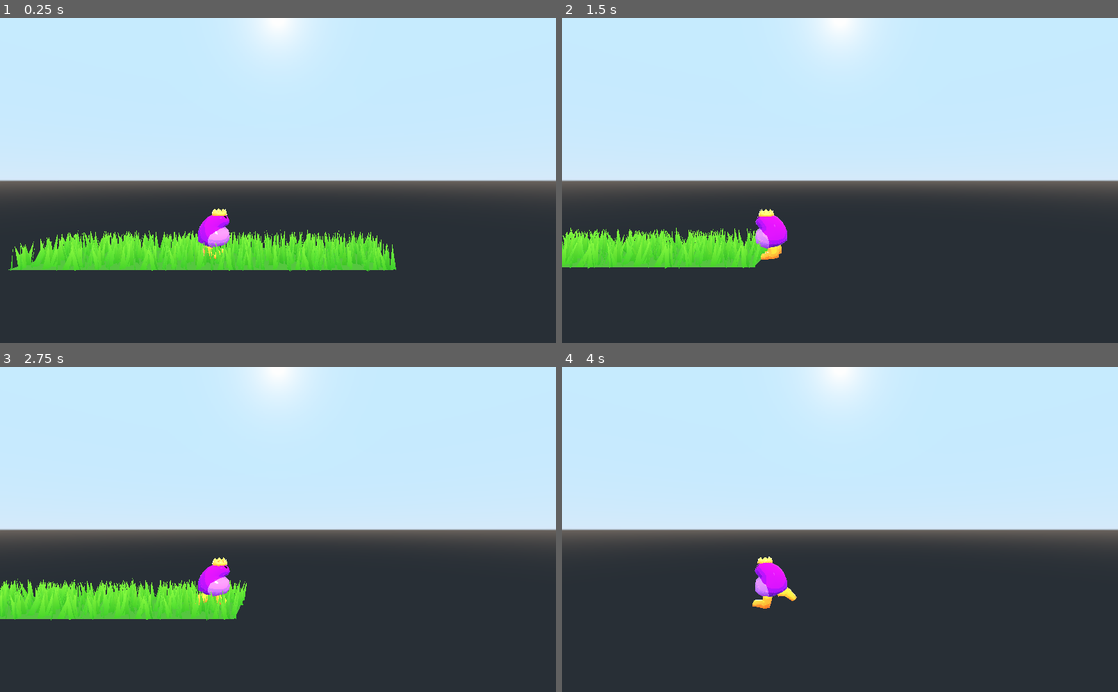
Above: before the commit, frames 1-4 (two rows, left to right).
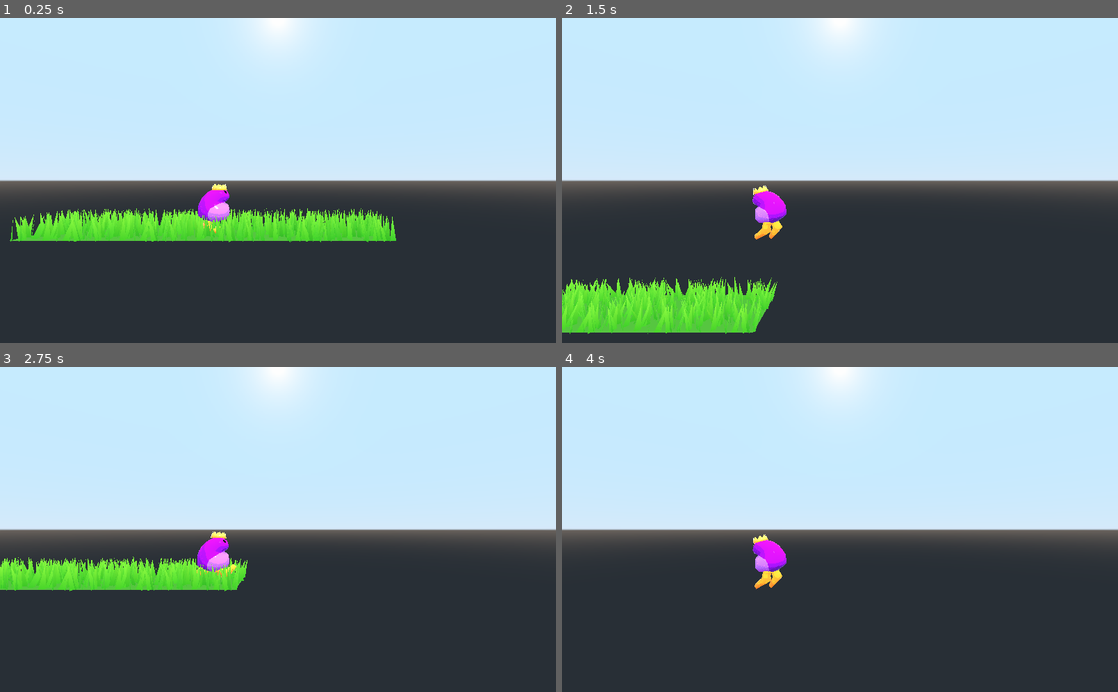
Above: after the commit, the same moments.

Repository: kiwijuice56/polliwog-king-2
Game: Godot game, scene res://Main.tscn
Same seed, same stepped clock (60 frames per second), same inputs: the game is played once before the commit and once after it.
Inputs:
- Up to frame 1 (0.25 s): no input
- Up to frame 2 (1.5 s): tap Enter (ui_accept) at 0.5, 0.77 s; hold Right (ui_right) 0.53-1.28 s; hold Left (ui_left) from 1.28 s (still down)
- Up to frame 3 (2.75 s): tap Enter (ui_accept) at 1.52 s; release Left (ui_left) at 2.03 s; hold Right (ui_right) from 2.03 s (still down)
- Up to frame 4 (4 s): tap Enter (ui_accept) at 3.02, 3.77 s; release Right (ui_right) at 3.53 s; hold Left (ui_left) from 3.53 s (still down)

The runs differ from the first frame. In frame 1, 12% of the frame differs, in the area x 1-72%, y 51-78%; in frame 2, 9.8%; in frame 3, 7.9%; in frame 4, 1.1%.

Commit message:
Added basic jumping/falling animation
Used StateMachine within AnimationTree for more advanced animation combinations later on

Diff:
--- a/Main.tscn
+++ b/Main.tscn
@@ -177,7 +177,7 @@
 transform = Transform( -4.37114e-08, 0, 1, 0, 1, 0, -1, 0, -4.37114e-08, 0, 0, 0 )
 
 [node name="Camera" type="Camera" parent="Player"]
-transform = Transform( -4.37114e-08, 0, -1, 0, 1, 0, 1, 0, -4.37114e-08, -7, 2, 2 )
+transform = Transform( -4.37114e-08, 0, -1, 0, 1, 0, 1, 0, -4.37114e-08, -7, 1.25, 2 )
 doppler_tracking = 1
 current = true
 size = 2.15
--- a/Player/Player.tscn
+++ b/Player/Player.tscn
@@ -8,24 +8,74 @@
 [ext_resource path="res://Player/Material/Feet.tres" type="Material" id=6]
 [ext_resource path="res://Player/Material/Face.tres" type="Material" id=7]
 
-[sub_resource type="AnimationNodeAnimation" id=1]
+[sub_resource type="AnimationNodeAnimation" id=19]
+animation = "idle-loop"
+
+[sub_resource type="AnimationNodeAnimation" id=20]
 animation = "run-loop"
 
-[sub_resource type="AnimationNodeAnimation" id=2]
-animation = "idle-loop"
+[sub_resource type="AnimationNodeBlend2" id=21]
 
-[sub_resource type="AnimationNodeBlend2" id=3]
+[sub_resource type="AnimationNodeBlendTree" id=22]
+graph_offset = Vector2( -242, 132 )
+nodes/Animation/node = SubResource( 20 )
+nodes/Animation/position = Vector2( -80, 160 )
+"nodes/Animation 2/node" = SubResource( 19 )
+"nodes/Animation 2/position" = Vector2( -100, 280 )
+nodes/x_speed/node = SubResource( 21 )
+nodes/x_speed/position = Vector2( 100, 140 )
+node_connections = [ "output", 0, "x_speed", "x_speed", 0, "Animation 2", "x_speed", 1, "Animation" ]
+
+[sub_resource type="AnimationNodeAnimation" id=23]
+animation = "fallling-loop"
+
+[sub_resource type="AnimationNodeAnimation" id=24]
+animation = "jump"
+
+[sub_resource type="AnimationNodeAnimation" id=25]
+animation = "jumping-loop"
+
+[sub_resource type="AnimationNodeStateMachineTransition" id=26]
+advance_condition = "jumping"
+xfade_time = 0.2
+
+[sub_resource type="AnimationNodeStateMachineTransition" id=27]
+switch_mode = 2
+auto_advance = true
+xfade_time = 0.4
+
+[sub_resource type="AnimationNodeStateMachineTransition" id=28]
+advance_condition = "falling"
+xfade_time = 0.3
+
+[sub_resource type="AnimationNodeStateMachineTransition" id=29]
+advance_condition = "grounded"
+xfade_time = 0.1
+
+[sub_resource type="AnimationNodeStateMachineTransition" id=31]
+advance_condition = "falling"
+xfade_time = 0.1
+
+[sub_resource type="AnimationNodeStateMachine" id=30]
+states/BlendTree/node = SubResource( 22 )
+states/BlendTree/position = Vector2( 223, 84 )
+states/fallling-loop/node = SubResource( 23 )
+states/fallling-loop/position = Vector2( 277, 176 )
+states/jump/node = SubResource( 24 )
+states/jump/position = Vector2( 392, 84 )
+states/jumping-loop/node = SubResource( 25 )
+states/jumping-loop/position = Vector2( 557, 111 )
+transitions = [ "BlendTree", "jump", SubResource( 26 ), "jump", "jumping-loop", SubResource( 27 ), "jumping-loop", "fallling-loop", SubResource( 28 ), "fallling-loop", "BlendTree", SubResource( 29 ), "BlendTree", "fallling-loop", SubResource( 31 ) ]
+start_node = "BlendTree"
 
 [sub_resource type="AnimationNodeBlendTree" id=4]
-graph_offset = Vector2( 111, 88.75 )
-nodes/Idle/node = SubResource( 1 )
-nodes/Idle/position = Vector2( 240, 240 )
-nodes/Run/node = SubResource( 2 )
-nodes/Run/position = Vector2( 240, 120 )
-nodes/RunIdle/node = SubResource( 3 )
-nodes/RunIdle/position = Vector2( 440, 140 )
-nodes/output/position = Vector2( 620, 160 )
-node_connections = [ "output", 0, "RunIdle", "RunIdle", 0, "Run", "RunIdle", 1, "Idle" ]
+graph_offset = Vector2( 284.986, 166.889 )
+nodes/StateMachine/node = SubResource( 30 )
+nodes/StateMachine/position = Vector2( 507.986, -44.6111 )
+nodes/output/position = Vector2( 740, 60 )
+node_connections = [ "output", 0, "StateMachine" ]
+
+[sub_resource type="AnimationNodeStateMachinePlayback" id=18]
 
 [sub_resource type="CapsuleShape" id=5]
 radius = 0.5
@@ -34,6 +84,7 @@
 [node name="Player" instance=ExtResource( 1 )]
 script = ExtResource( 5 )
 max_run_speed = 7.0
+jump_accel = 1.3
 
 [node name="Body" parent="PolliwogKing/Skeleton" index="0"]
 material/0 = ExtResource( 3 )
@@ -53,7 +104,11 @@
 tree_root = SubResource( 4 )
 anim_player = NodePath("../AnimationPlayer")
 active = true
-parameters/RunIdle/blend_amount = 0.97
+parameters/StateMachine/playback = SubResource( 18 )
+parameters/StateMachine/conditions/falling = false
+parameters/StateMachine/conditions/grounded = false
+parameters/StateMachine/conditions/jumping = false
+parameters/StateMachine/BlendTree/x_speed/blend_amount = 1.0
 
 [node name="Tween" type="Tween" parent="." index="3"]
 
--- a/Player/player.gd
+++ b/Player/player.gd
@@ -10,12 +10,12 @@
 export var turn_speed := 0.05
 var x_speed := 0.0
 var y_speed := 0.0
-var dir := Vector3()
+var dir := Vector3(0,-1,0)
 
 onready var body = $Collision/KinematicBody
 
 func get_dir():
-	dir = Vector3(0, -1, 0)
+	dir = Vector3(0, dir.y, 0)
 	if Input.is_action_pressed("ui_left"):
 		dir.x -= 1
 	if Input.is_action_pressed("ui_right"):
@@ -35,7 +35,7 @@
 		y_speed = 0
 
 	if dir.y == 1.0:
-		y_speed = max(max_jump_speed, y_speed + jump_accel)
+		y_speed = min(max_jump_speed, y_speed + jump_accel)
 	elif dir.y == -1.0:
 		y_speed = max(-max_fall_speed, y_speed - fall_accel)
 
@@ -44,12 +44,25 @@
 		dir.y = -1
 
 func animate():
+	print(dir)
 	# rotates skeleton to dir
 	if not dir.x == 0:
 		$Tween.stop_all()
 		$Tween.interpolate_property($PolliwogKing/Skeleton, "rotation_degrees:y", $PolliwogKing/Skeleton.rotation_degrees.y, (90*dir.x)-90 , turn_speed, Tween.TRANS_LINEAR, Tween.EASE_IN_OUT)
 		$Tween.start()
-	$AnimationTree.set("parameters/RunIdle/blend_amount", abs(x_speed))
+	if dir.y == 1.0:
+		$AnimationTree.set("parameters/StateMachine/conditions/falling", false)
+		$AnimationTree.set("parameters/StateMachine/conditions/grounded", false)
+		$AnimationTree.set("parameters/StateMachine/conditions/jumping", true)
+	elif dir.y == -1.0:
+		$AnimationTree.set("parameters/StateMachine/conditions/jumping", false)
+		$AnimationTree.set("parameters/StateMachine/conditions/grounded", false)
+		$AnimationTree.set("parameters/StateMachine/conditions/falling", true)
+	if body.is_on_floor():
+		$AnimationTree.set("parameters/StateMachine/conditions/jumping", false)
+		$AnimationTree.set("parameters/StateMachine/conditions/falling", false)
+		$AnimationTree.set("parameters/StateMachine/conditions/grounded", true)
+	$AnimationTree.set("parameters/StateMachine/BlendTree/x_speed/blend_amount", abs(x_speed))
 
 func _physics_process(delta: float):
 	body.move_and_slide(Vector3(max_run_speed * x_speed, y_speed, 0), Vector3.UP)
Not shown, changed: Player/Model/Polliwog.dae
Not shown: 1 places in Player/Player.tscn that only renumber resources
